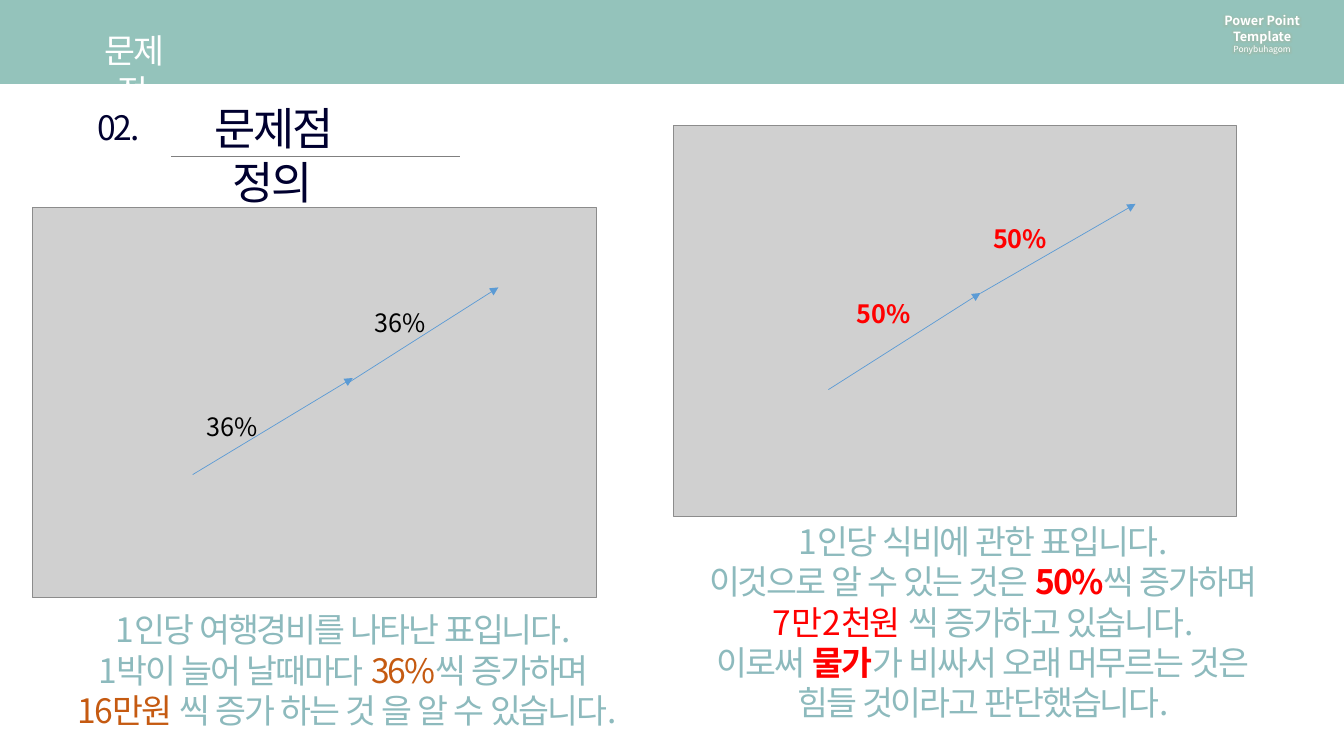
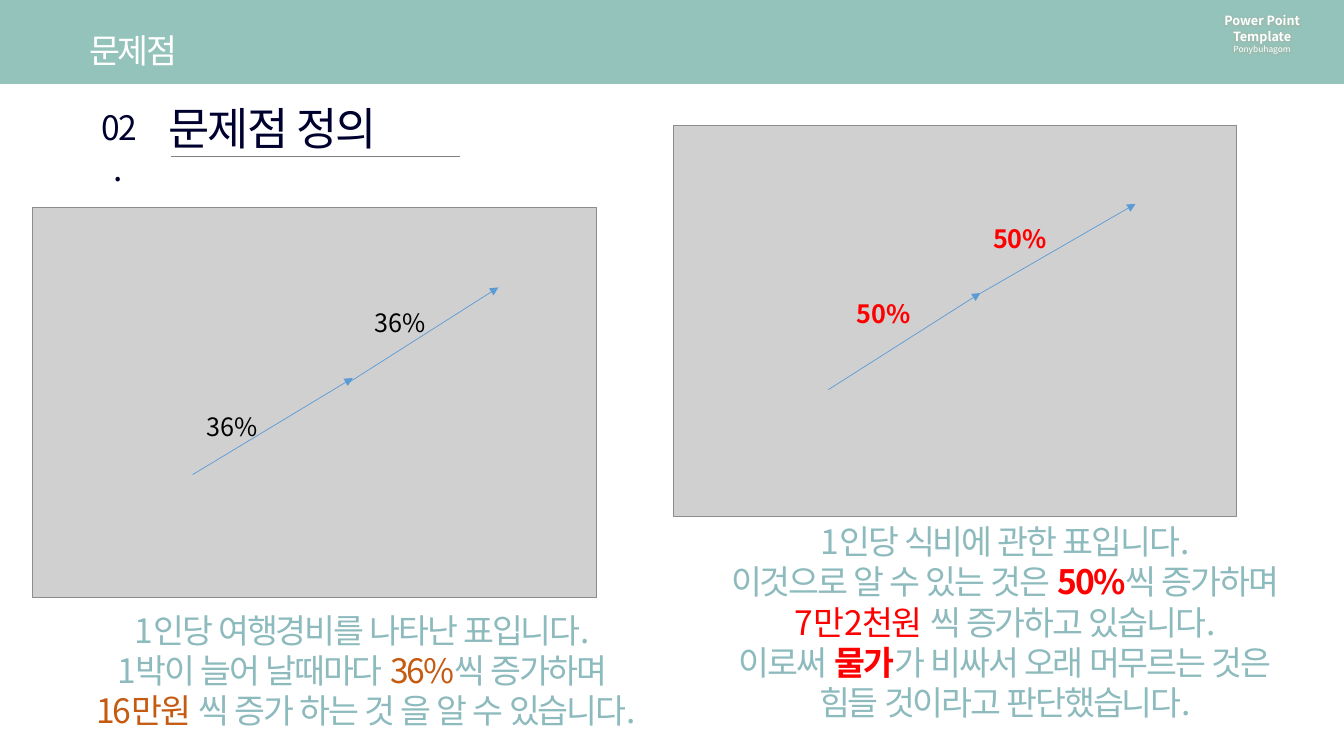
Before and after one commit to so-jeong0127/6-project, a slide deck: slide 10 of 6조 최종 PPT.pptx (slide 11 before the commit). Drawn at 1344x756 pixels with LibreOffice and Linux fonts; fonts in the diff are those of the drawing; grey boxes stand for pictures. Boxes give left, top, right and bottom in pixels: in the first picture for what was removed or moved away, otherwise in the second. Text is boxed around its words. In the diff, an @@ line names an element or a change of style, - is before the commit and + after.

```diff
--- a/6조 최종 PPT.pptx
+++ b/6조 최종 PPT.pptx
@@ text "문제점" rewrapped from [105, 35, 165, 84] to [89, 35, 178, 66] @@
@@ text "02." rewrapped from [97, 115, 139, 141] to [102, 115, 137, 141] @@
@@ text "문제점 정의" rewrapped from [214, 108, 333, 210] to [169, 108, 377, 149] @@
@@ text "1인당 식비에 관한 표입니다.": place and size @@
-text "1인당 식비에 관한 표입니다." at [709, 526, 1257, 718]
+text "1인당 식비에 관한 표입니다." at [731, 526, 1279, 718]
@@ text "1인당 여행경비를 나타난 표입니다.": place and size @@
-text "1인당 여행경비를 나타난 표입니다." at [78, 614, 617, 726]
+text "1인당 여행경비를 나타난 표입니다." at [96, 615, 636, 726]
```
Also in this commit, not shown: 4 other slides changed, 5 slides added, 1 slide removed, 5 other files.
